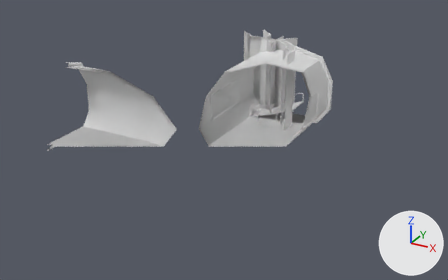
What one commit did to the FBX model Assets/_THALASSO/Art/Meshes/Environment/SM_EnvironmentModularAssets.fbx.
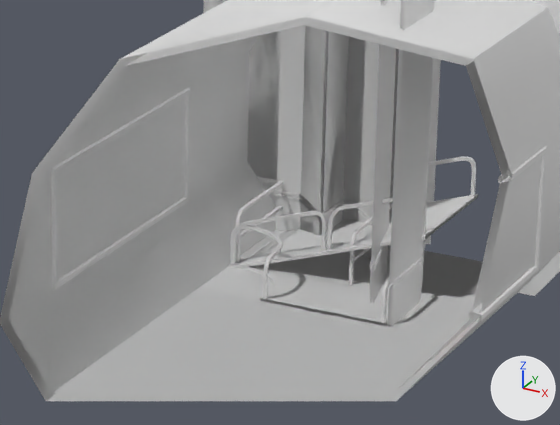
Old and new are each drawn whole from a camera (50 mm lens) standing at (17.33, -37.05, 15.41) and looking at (0.97, -7.3, 0.54) and again close up on the part from 44% to 72% of the width and 21% to 54% of the height. Arrows for +X, +Y and +Z are at lower right; the lights stay in place. Everything nearer to the camera than a plane just in front of the edit is cut away. Where no turn or scale is listed for an object, it has been applied to the vertices.

The first close-up shows 'CeilingCornerRound', 'Column', 'Hallway', 'HallwayCornerRight', 'HallwayT', 'HallwayTWindow', 'HallwayWindow', 'InnerWallRound', 'OuterWall225Right', 'OuterWallCornerRound', 'Platform', 'Ramp', 'RampMiddle'.
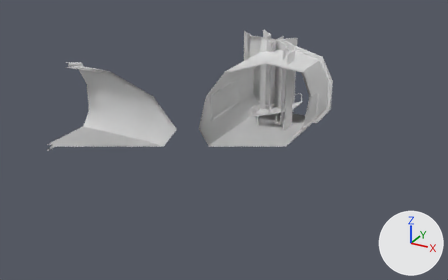
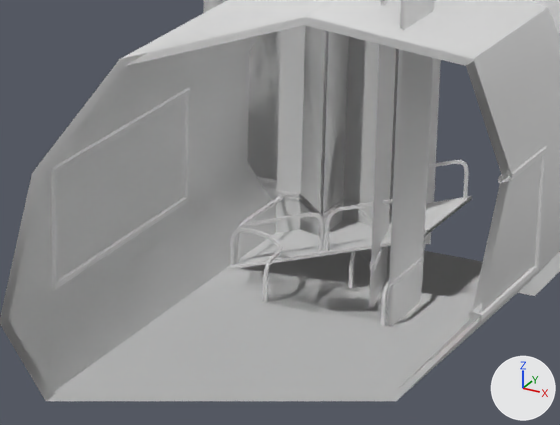
Location of each change, (x1, y1, x2, y2) in pixels of the close-ups (560 x 425 px; the box of a moved part takes in the faces that stretch with it):
'RampMiddle', mesh moved
    before: (229, 213, 392, 326)
    after: (230, 228, 390, 327)
'Ramp', reshaped
    before: (232, 156, 478, 267)
    after: (229, 160, 472, 268)
'Platform', reshaped
    before: (231, 181, 392, 288)
    after: (236, 196, 356, 288)
part 1 of me_mesh_052, rebuilt (16% shorter)
    before: (236, 181, 283, 262)
    after: (236, 196, 283, 264)
part 2 of me_mesh_052, rebuilt
    before: (349, 202, 392, 285)
    after: (348, 251, 356, 288)
part 3 of me_mesh_052, moved or reshaped (not visible afterwards)
    before: (231, 230, 390, 288)
part 5 of me_mesh_033, moved or reshaped
    before: (232, 211, 327, 263)
    after: (234, 213, 324, 264)
part 6 of me_mesh_033, moved or reshaped
    before: (327, 197, 427, 250)
    after: (325, 199, 393, 251)
part 7 of me_mesh_033, moved or reshaped
    before: (428, 156, 476, 197)
    after: (428, 160, 469, 199)
part 8 of me_mesh_033, moved or reshaped
    before: (234, 194, 478, 267)
    after: (230, 196, 472, 268)
'FloorCornerRound', unchanged, uncovered by the edit
    before: (219, 273, 387, 327)
    after: (203, 252, 390, 327)

The edits, one by one:
me_mesh_052 is used by ob_platform; location (0.0, 0.0, 0.0).
Verts and faces of me_mesh_052; kept vertices keep their numbers, new ones are numbered from 136.
Before the commit, vertices of me_mesh_052: 0 (0.0, -2.0, 0.0) at pixel (228, 266), 1 (2.0, -2.0, 0.0), 2 (0.0, 0.0, 0.0), 3 (2.0, 0.0, 0.0), 4 (0.0, -2.0, 0.05) at pixel (228, 263).
Before the commit, vertices of me_mesh_052: 5 (2.0, -2.0, 0.05) at pixel (351, 287), 6 (0.0, 0.0, 0.05), 7 (2.0, 0.0, 0.05).
me_mesh_052 had 136 vertices, 128 faces and spanned x 0.0..2.0, y -2.0..0.0, z 0.0..0.85.
me_mesh_052 now has 104 vertices, 92 faces and spans x 0.0..2.0, y -2.0..0.0, z -0.05..0.61.
me_mesh_052 part 1: the loose piece of 64 vertices spanning x 0.05..0.1, y -1.9..-0.1, z 0.05..0.85 is rebuilt with 48 vertices and now spans x 0.05..0.1, y -1.9..-0.1, z 0.0..0.61.
me_mesh_052 part 2: the loose piece of 64 vertices spanning x 1.9..1.95, y -1.9..-0.1, z 0.05..0.85 is rebuilt with 48 vertices and now spans x 1.9..1.95, y -1.9..-0.1, z 0.0..0.61.
Part 3, on me_mesh_052:
Vertices deleted: 4 to 7 (with the faces that use them).
Faces deleted: (0, 2, 3, 1).
New vertices 136 to 139 stand at vertices 0 to 3, in that order, plus (0.0, 0.0, -0.05).
New faces: (136, 138, 139, 137), (0, 1, 3, 2), (1, 137, 139, 3), (0, 2, 138, 136).
me_mesh_033 has 200 vertices, 180 faces and spans x 0.0..3.1, y -2.0..0.0, z -0.05..1.62.
me_mesh_033 is used by ob_ramp; location (0.0, 0.0, 0.0).
Before the commit, vertices of me_mesh_033: 1 (3.1, -2.0, 1.05) at pixel (425, 236), 3 (3.1, 0.0, 1.05) at pixel (478, 193), 6 (3.1, -2.0, 1.0) at pixel (424, 239), 7 (3.1, 0.0, 1.0) at pixel (478, 197).
me_mesh_033 part 5: the loose piece of 48 vertices spanning x 0.03..1.53, y -1.95..-1.9, z 0.0..1.1 is scaled about its middle by (0.966, 0.732, 0.966), then moved by (-0.03, 0.03, -0.02).
me_mesh_033 part 6: the loose piece of 48 vertices spanning x 1.57..3.07, y -1.95..-1.9, z 0.52..1.62 is scaled about its middle by (0.966, 0.732, 0.966), then moved by (-0.08, 0.03, -0.04).
me_mesh_033 part 7: the loose piece of 48 vertices spanning x 1.57..3.07, y -0.1..-0.05, z 0.52..1.62 is scaled about its middle by (0.966, 0.732, 0.966), then moved by (-0.08, -0.02, -0.04).
Part 8, on me_mesh_033:
Vertices 1, 3, 6, 7 of me_mesh_033 move by (-0.1, 0.0, -0.05).
me_mesh_032 has 208 vertices, 192 faces and spans x 0.0..3.0, y -3.0..0.0, z 0.0..0.67.
me_mesh_032 is used by ob_rampmiddle; location (0.0, 0.0, 0.0).
me_mesh_032 part 4: the whole mesh is moved by (0.0, 0.0, -0.05).
